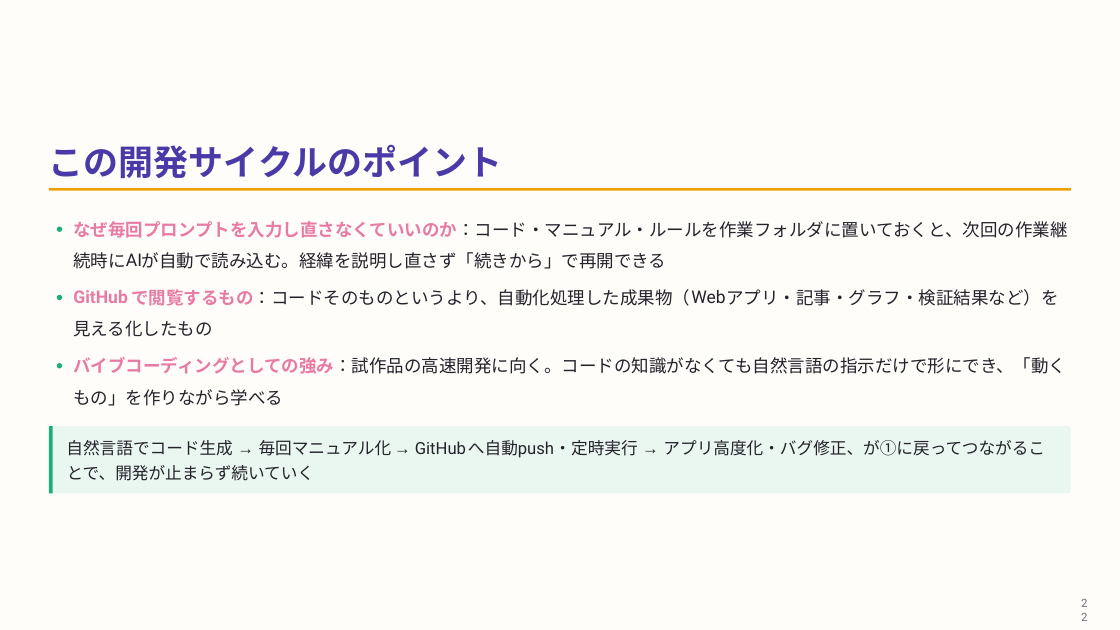
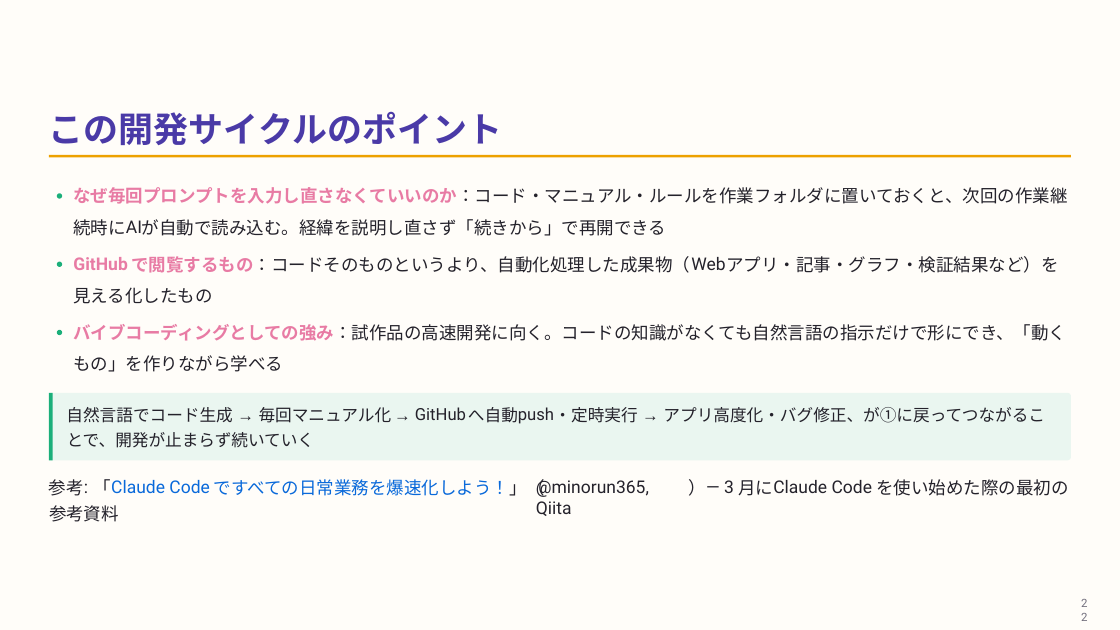
Before and after one commit to masauehr/marp_slides, a slide deck: slide 22 of slides/2026-09-18-vibe-coding.pptx. Drawn at 1120x630 pixels with LibreOffice and Linux fonts; fonts in the diff are those of the drawing. Boxes give left, top, right and bottom in pixels: in the first picture for what was removed or moved away, otherwise in the second. Text is boxed around its words. In the diff, an @@ line names an element or a change of style, - is before the commit and + after.

```diff
--- a/slides/2026-09-18-vibe-coding.pptx
+++ b/slides/2026-09-18-vibe-coding.pptx
@@ 20 texts, 6 freeform shapes: place and size @@
-20 texts, 6 freeform shapes at bbox=[49, 188, 1071, 493]
+20 texts, 6 freeform shapes at bbox=[49, 155, 1071, 460]
@@ 3 texts: place and size @@
-3 texts at bbox=[49, 145, 1067, 406]
+3 texts at bbox=[49, 112, 1067, 372]
@@ text added at bbox=[49, 479, 84, 496], 15 pt, text #24222B @@
+参考
@@ text added at bbox=[84, 476, 102, 497], 15 pt, text #24222B @@
+:
@@ text added at bbox=[94, 479, 111, 491], 15 pt, text #24222B @@
+「
@@ text added at bbox=[214, 479, 545, 497], 15 pt, text #0969DA @@
+ですべての⽇常業務を爆速化しよう！」（
@@ text added at bbox=[536, 479, 649, 516], 15 pt, text #24222B @@
+@minorun365, Qiita
@@ text added at bbox=[689, 477, 707, 495], 15 pt, text #24222B @@
+）
@@ text added at bbox=[876, 479, 1068, 496], 15 pt, text #24222B @@
+を使い始めた際の最初の
@@ text added at bbox=[49, 505, 119, 522], 15 pt, text #24222B @@
+参考資料
@@ text added at bbox=[111, 480, 209, 493], 15 pt, text #0969DA @@
+Claude Code
@@ text added at bbox=[724, 480, 734, 493], 15 pt, text #24222B @@
+― 3
@@ text added at bbox=[738, 480, 773, 496], 15 pt, text #24222B @@
+⽉に
@@ text added at bbox=[773, 480, 872, 493], 15 pt, text #24222B @@
+Claude Code
```
Also in this commit, not shown: 1 other slide changed, 5 other files.
